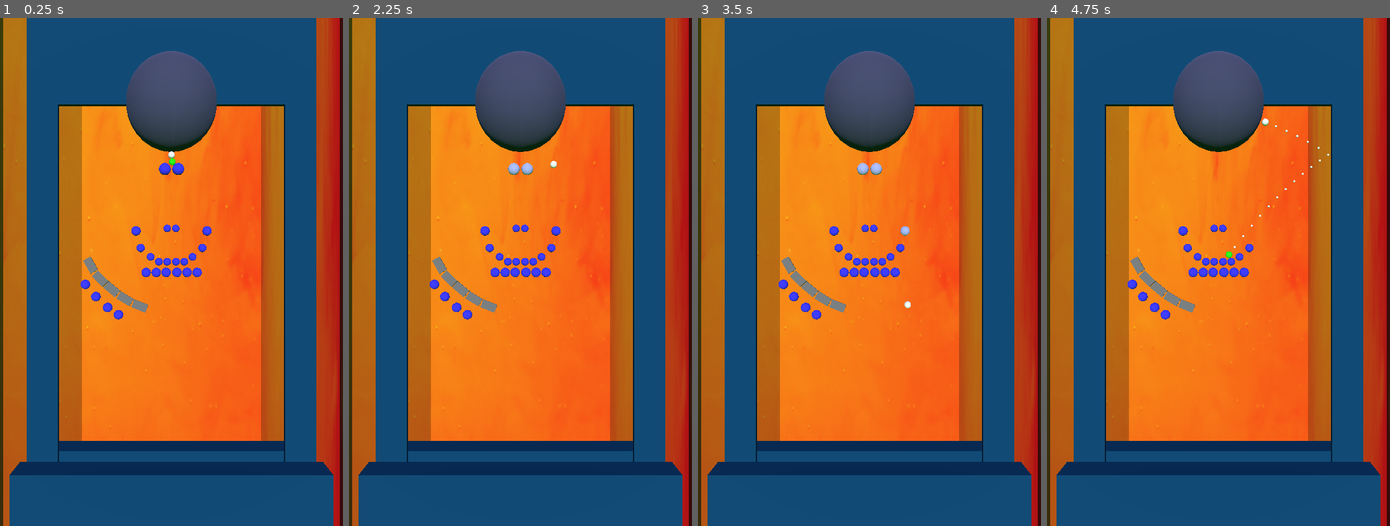
Above: before the commit, frames 1-4 (left to right).
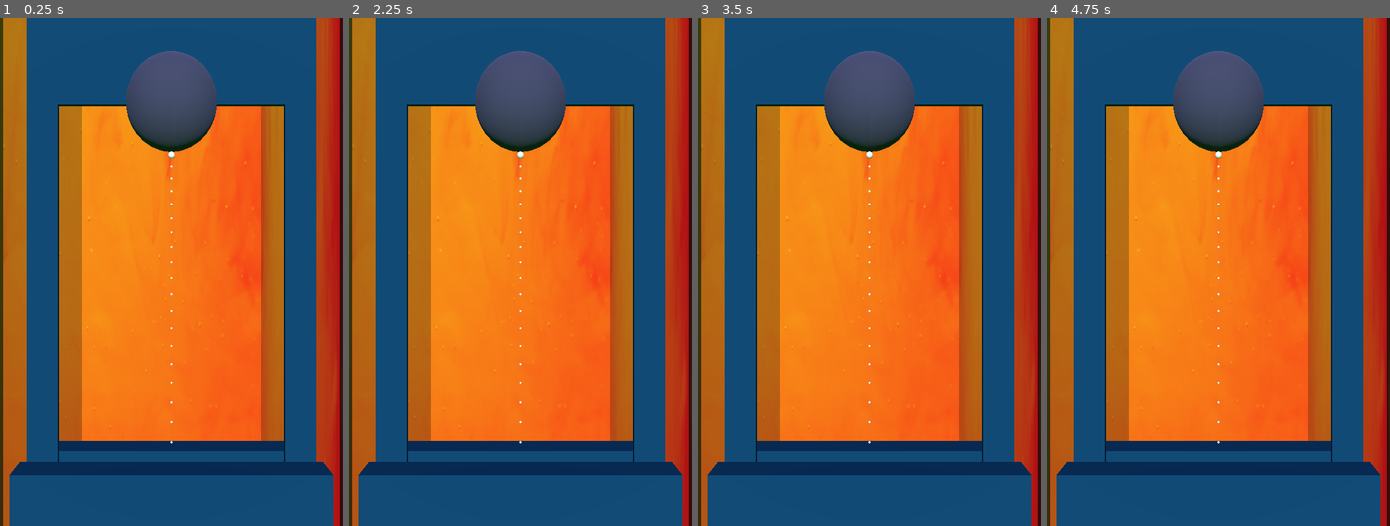
Above: after the commit, the same moments.

Repository: beothorn/librethrow
Game: Godot game, scene res://playStage/PlayStage.tscn
The game is run twice, just before and just after one commit, with the same random seed, the same clock (stepped at 60 frames per second) and the same inputs. This scene is started directly instead of the project's main scene.
Inputs (mouse positions are in pixels of both pictures, inside the frame that each line leads up to):
- Up to frame 1 (0.25 s): no input
- Up to frame 2 (2.25 s): tap Enter at 0.5, 2 s; move the mouse to (595, 246) at 0.52 s; click (595, 246) at 0.67 s; tap Space at 1.25 s; drag from (451, 297) to (503, 373) at 1.27 s; move the mouse to (554, 160) at 2.02 s; click (554, 160) at 2.17 s
- Up to frame 3 (3.5 s): drag from (852, 373) to (766, 195) at 2.77 s
- Up to frame 4 (4.75 s): tap Space at 3.5 s; move the mouse to (1321, 348) at 3.52 s; click (1321, 348) at 3.67 s; tap Enter at 4.25 s; drag from (1115, 195) to (1167, 145) at 4.27 s

The runs differ from the first frame. In frame 1, 1.3% of the frame differs, in the area x 23-62%, y 27-84%; in frame 2, 1.4%, in the area x 23-62%, y 26-84%; in frame 3, 1.4%; in frame 4, 1.3%.

Commit message:
Two levels

Diff:
--- /dev/null
+++ b/game/levelChoose/Level1.tscn
@@ -0,0 +1,68 @@
+[gd_scene load_steps=4 format=2]
+
+[ext_resource path="res://playStage/Stone.tscn" type="PackedScene" id=2]
+
+[sub_resource type="BoxShape" id=1]
+extents = Vector3( 0.335399, 0.180853, 0.0496147 )
+
+[sub_resource type="SpatialMaterial" id=2]
+albedo_color = Color( 0.466667, 0.466667, 0.466667, 1 )
+
+[node name="Level" type="Spatial"]
+
+[node name="Stones" type="Spatial" parent="."]
+
+[node name="Stone21" parent="Stones" instance=ExtResource( 2 )]
+transform = Transform( 1, 0, 0, 0, 1, 0, 0, 0, 1, -1.39264, -8.12894, -0.0112677 )
+
+[node name="Indestructables" type="Spatial" parent="."]
+
+[node name="StaticBody" type="StaticBody" parent="Indestructables"]
+transform = Transform( -0.503096, 0.864231, 0, -0.864231, -0.503096, 0, 0, 0, 1, -1.72888, -7.82319, 0 )
+
+[node name="CollisionShape" type="CollisionShape" parent="Indestructables/StaticBody"]
+transform = Transform( 1, 2.98023e-08, 0, -2.98023e-08, 1, 0, 0, 0, 1, 0, 0, 0 )
+shape = SubResource( 1 )
+
+[node name="CSGBox" type="CSGBox" parent="Indestructables/StaticBody"]
+width = 0.666
+height = 0.369
+depth = 0.0945679
+material = SubResource( 2 )
+
+[node name="StaticBody2" type="StaticBody" parent="Indestructables"]
+transform = Transform( 0.770792, 0.637088, 0, -0.637088, 0.770792, 0, 0, 0, 1, -1.09825, -7.79307, 0 )
+
+[node name="CollisionShape" type="CollisionShape" parent="Indestructables/StaticBody2"]
+shape = SubResource( 1 )
+
+[node name="CSGBox" type="CSGBox" parent="Indestructables/StaticBody2"]
+width = 0.666
+height = 0.369
+depth = 0.0945679
+material = SubResource( 2 )
+
+[node name="StaticBody3" type="StaticBody" parent="Indestructables"]
+transform = Transform( 0.855563, 0.517699, 0, -0.517699, 0.855563, 0, 0, 0, 1, -1.62347, -8.49562, 0 )
+
+[node name="CollisionShape" type="CollisionShape" parent="Indestructables/StaticBody3"]
+shape = SubResource( 1 )
+
+[node name="CSGBox" type="CSGBox" parent="Indestructables/StaticBody3"]
+transform = Transform( 1, 2.98023e-08, 0, -2.98023e-08, 1, 0, 0, 0, 1, 0, 0, 0 )
+width = 0.666
+height = 0.369
+depth = 0.0945679
+material = SubResource( 2 )
+
+[node name="StaticBody4" type="StaticBody" parent="Indestructables"]
+transform = Transform( 0.548235, -0.836325, 0, 0.836325, 0.548235, 0, 0, 0, 1, -1.01278, -8.39239, 0 )
+
+[node name="CollisionShape" type="CollisionShape" parent="Indestructables/StaticBody4"]
+shape = SubResource( 1 )
+
+[node name="CSGBox" type="CSGBox" parent="Indestructables/StaticBody4"]
+width = 0.666
+height = 0.369
+depth = 0.0945679
+material = SubResource( 2 )
--- /dev/null
+++ b/game/levelChoose/Level2.tscn
@@ -0,0 +1,147 @@
+[gd_scene load_steps=4 format=2]
+
+[ext_resource path="res://playStage/Stone.tscn" type="PackedScene" id=2]
+
+[sub_resource type="BoxShape" id=1]
+extents = Vector3( 0.335399, 0.180853, 0.0496147 )
+
+[sub_resource type="SpatialMaterial" id=2]
+albedo_color = Color( 0.466667, 0.466667, 0.466667, 1 )
+
+[node name="Level" type="Spatial"]
+
+[node name="Stones" type="Spatial" parent="."]
+
+[node name="Stone" parent="Stones" instance=ExtResource( 2 )]
+transform = Transform( 1, 0, 0, 0, 1, 0, 0, 0, 1, 0.240761, -7.39739, 0 )
+
+[node name="Stone12" parent="Stones" instance=ExtResource( 2 )]
+transform = Transform( 1, 0, 0, 0, 1, 0, 0, 0, 1, 0.240761, -6.82374, -3.42964 )
+
+[node name="Stone17" parent="Stones" instance=ExtResource( 2 )]
+transform = Transform( 1, 0, 0, 0, 1, 0, 0, 0, 1, 0.240761, -4.94578, -4.20245 )
+
+[node name="Stone22" parent="Stones" instance=ExtResource( 2 )]
+transform = Transform( 1, 0, 0, 0, 1, 0, 0, 0, 1, -2.34845, -9.26733, -0.0112677 )
+
+[node name="Stone19" parent="Stones" instance=ExtResource( 2 )]
+transform = Transform( 1, 0, 0, 0, 1, 0, 0, 0, 1, 0.240761, -3.69382, 3.0685 )
+
+[node name="Stone6" parent="Stones" instance=ExtResource( 2 )]
+transform = Transform( 1, 0, 0, 0, 1, 0, 0, 0, 1, -1.56942, -5.56171, 0 )
+
+[node name="Stone14" parent="Stones" instance=ExtResource( 2 )]
+transform = Transform( 1, 0, 0, 0, 1, 0, 0, 0, 1, -1.56942, -6.15345, -2.41504 )
+
+[node name="Stone2" parent="Stones" instance=ExtResource( 2 )]
+transform = Transform( 1, 0, 0, 0, 1, 0, 0, 0, 1, 0.686932, -7.39739, 0 )
+
+[node name="Stone10" parent="Stones" instance=ExtResource( 2 )]
+transform = Transform( 1, 0, 0, 0, 1, 0, 0, 0, 1, 0.686932, -6.82374, -3.42964 )
+
+[node name="Stone5" parent="Stones" instance=ExtResource( 2 )]
+transform = Transform( 1, 0, 0, 0, 1, 0, 0, 0, 1, -1.12325, -7.39739, 0 )
+
+[node name="Stone9" parent="Stones" instance=ExtResource( 2 )]
+transform = Transform( 1, 0, 0, 0, 1, 0, 0, 0, 1, -1.12325, -6.56878, -3.42964 )
+
+[node name="Stone3" parent="Stones" instance=ExtResource( 2 )]
+transform = Transform( 1, 0, 0, 0, 1, 0, 0, 0, 1, 1.1331, -7.39739, 0 )
+
+[node name="Stone16" parent="Stones" instance=ExtResource( 2 )]
+transform = Transform( 1, 0, 0, 0, 1, 0, 0, 0, 1, 1.1331, -6.56878, -3.42964 )
+
+[node name="Stone8" parent="Stones" instance=ExtResource( 2 )]
+transform = Transform( 1, 0, 0, 0, 1, 0, 0, 0, 1, -0.677079, -7.39739, 0 )
+
+[node name="Stone11" parent="Stones" instance=ExtResource( 2 )]
+transform = Transform( 1, 0, 0, 0, 1, 0, 0, 0, 1, -0.677079, -6.82374, -3.42964 )
+
+[node name="Stone4" parent="Stones" instance=ExtResource( 2 )]
+transform = Transform( 1, 0, 0, 0, 1, 0, 0, 0, 1, 1.5729, -5.56171, 0 )
+
+[node name="Stone13" parent="Stones" instance=ExtResource( 2 )]
+transform = Transform( 1, 0, 0, 0, 1, 0, 0, 0, 1, 1.5729, -6.15345, -2.41504 )
+
+[node name="Stone7" parent="Stones" instance=ExtResource( 2 )]
+transform = Transform( 1, 0, 0, 0, 1, 0, 0, 0, 1, -0.237281, -7.39739, 0 )
+
+[node name="Stone15" parent="Stones" instance=ExtResource( 2 )]
+transform = Transform( 1, 0, 0, 0, 1, 0, 0, 0, 1, -0.237281, -6.82374, -3.42964 )
+
+[node name="Stone18" parent="Stones" instance=ExtResource( 2 )]
+transform = Transform( 1, 0, 0, 0, 1, 0, 0, 0, 1, -0.237281, -4.94578, -4.20245 )
+
+[node name="Stone21" parent="Stones" instance=ExtResource( 2 )]
+transform = Transform( 1, 0, 0, 0, 1, 0, 0, 0, 1, -2.82649, -8.95067, -0.0112677 )
+
+[node name="Stone23" parent="Stones" instance=ExtResource( 2 )]
+transform = Transform( 1, 0, 0, 0, 1, 0, 0, 0, 1, -3.34806, -8.46635, -0.0112677 )
+
+[node name="Stone24" parent="Stones" instance=ExtResource( 2 )]
+transform = Transform( 1, 0, 0, 0, 1, 0, 0, 0, 1, -3.81374, -7.92616, -0.0112677 )
+
+[node name="Stone20" parent="Stones" instance=ExtResource( 2 )]
+transform = Transform( 1, 0, 0, 0, 1, 0, 0, 0, 1, -0.237281, -3.69382, 3.0685 )
+
+[node name="Indestructables" type="Spatial" parent="."]
+
+[node name="StaticBody" type="StaticBody" parent="Indestructables"]
+transform = Transform( 0.707107, 0.707107, 0, -0.707107, 0.707107, 0, 0, 0, 1, -3.15513, -7.67303, 0 )
+
+[node name="CollisionShape" type="CollisionShape" parent="Indestructables/StaticBody"]
+shape = SubResource( 1 )
+
+[node name="CSGBox" type="CSGBox" parent="Indestructables/StaticBody"]
+width = 0.666
+height = 0.369
+depth = 0.0945679
+material = SubResource( 2 )
+
+[node name="StaticBody5" type="StaticBody" parent="Indestructables"]
+transform = Transform( 0.496717, 0.867913, 0, -0.867913, 0.496717, 0, 0, 0, 1, -3.57957, -7.07744, 0 )
+
+[node name="CollisionShape" type="CollisionShape" parent="Indestructables/StaticBody5"]
+shape = SubResource( 1 )
+
+[node name="CSGBox" type="CSGBox" parent="Indestructables/StaticBody5"]
+width = 0.666
+height = 0.369
+depth = 0.0945679
+material = SubResource( 2 )
+
+[node name="StaticBody2" type="StaticBody" parent="Indestructables"]
+transform = Transform( 0.770792, 0.637088, 0, -0.637088, 0.770792, 0, 0, 0, 1, -2.64003, -8.13918, 0 )
+
+[node name="CollisionShape" type="CollisionShape" parent="Indestructables/StaticBody2"]
+shape = SubResource( 1 )
+
+[node name="CSGBox" type="CSGBox" parent="Indestructables/StaticBody2"]
+width = 0.666
+height = 0.369
+depth = 0.0945679
+material = SubResource( 2 )
+
+[node name="StaticBody3" type="StaticBody" parent="Indestructables"]
+transform = Transform( 0.855563, 0.517699, 0, -0.517699, 0.855563, 0, 0, 0, 1, -2.05129, -8.56362, 0 )
+
+[node name="CollisionShape" type="CollisionShape" parent="Indestructables/StaticBody3"]
+shape = SubResource( 1 )
+
+[node name="CSGBox" type="CSGBox" parent="Indestructables/StaticBody3"]
+width = 0.666
+height = 0.369
+depth = 0.0945679
+material = SubResource( 2 )
+
+[node name="StaticBody4" type="StaticBody" parent="Indestructables"]
+transform = Transform( 0.930878, 0.365332, 0, -0.365332, 0.930878, 0, 0, 0, 1, -1.40094, -8.88537, 0 )
+
+[node name="CollisionShape" type="CollisionShape" parent="Indestructables/StaticBody4"]
+shape = SubResource( 1 )
+
+[node name="CSGBox" type="CSGBox" parent="Indestructables/StaticBody4"]
+width = 0.666
+height = 0.369
+depth = 0.0945679
+material = SubResource( 2 )
--- a/game/levelChoose/LevelChooser.tscn
+++ b/game/levelChoose/LevelChooser.tscn
@@ -31,3 +31,13 @@
 
 [node name="CollisionShape" type="CollisionShape" parent="Levels/Level1"]
 shape = SubResource( 4 )
+
+[node name="Level2" type="StaticBody" parent="Levels"]
+transform = Transform( 1, 0, 0, 0, 1, 0, 0, 0, 1, 0.0723334, 0.421277, 0 )
+
+[node name="CSGSphere" type="CSGSphere" parent="Levels/Level2"]
+radius = 0.1
+material = SubResource( 3 )
+
+[node name="CollisionShape" type="CollisionShape" parent="Levels/Level2"]
+shape = SubResource( 4 )
--- a/game/mainScene/main.gd
+++ b/game/mainScene/main.gd
@@ -2,6 +2,8 @@
 
 onready var game_room = preload("res://playStage/PlayStage.tscn")
 onready var level_chooser = preload("res://levelChoose/LevelChooser.tscn")
+onready var level_1 = preload("res://levelChoose/Level1.tscn")
+onready var level_2 = preload("res://levelChoose/Level2.tscn")
 
 
 func load_scene(scene):
@@ -14,6 +16,7 @@
 func load_level_chooser():
 	var level_instance = load_scene(level_chooser)
 	level_instance.get_node("Levels/Level1").connect("input_event", self, "load_level_1")
+	level_instance.get_node("Levels/Level2").connect("input_event", self, "load_level_2")
 
 func _ready():
 	load_level_chooser()
@@ -26,3 +29,14 @@
 			print("left_pressed")
 			var game_room_instance = load_scene(game_room)
 			game_room_instance.connect("change_to_level_chooser", self, "load_level_chooser")
+			game_room_instance.load_level(level_1)
+
+func load_level_2(camera, event, click_position, click_normal, shape_idx):
+	var mouse_click = event as InputEventMouseButton
+	if mouse_click:
+		var left_pressed = mouse_click.button_index == BUTTON_LEFT and mouse_click.pressed
+		if left_pressed:
+			print("left_pressed")
+			var game_room_instance = load_scene(game_room)
+			game_room_instance.connect("change_to_level_chooser", self, "load_level_chooser")
+			game_room_instance.load_level(level_2)
--- a/game/playStage/PlayStage.gd
+++ b/game/playStage/PlayStage.gd
@@ -3,11 +3,13 @@
 signal change_to_level_chooser
 
 onready var root = get_node(".")
-onready var stones = get_node("./Stones")
-onready var aim_ball = get_node("./Aim_ball")
-onready var stones_bottom = get_node("./StonesBottom")
-onready var camera = get_node("./Camera")
-onready var simulation_point_meshes = get_node("./SimulationPointsMeshes")
+onready var stones
+onready var aim_ball = get_node("Aim_ball")
+onready var stones_bottom = get_node("StonesBottom")
+onready var camera = get_node("Camera")
+onready var simulation_point_meshes = get_node("SimulationPointsMeshes")
+onready var stone_meshes = get_node("StoneMeshes")
+onready var background = get_node("Background")
 
 onready var ball_gen = preload("res://playStage/DropBall.tscn")
 onready var sim_ball_gen = preload("res://playStage/SimulatedBall.tscn")
@@ -40,12 +42,23 @@
 var click_start = 0
 var mouse_pressed:bool = false
 var simulation
+var hit_count = 0
 
 func _ready():
 	stones_room_bottom = stones_bottom.get_global_transform().origin.y
 	simulation = sim_ball_gen.instance()
 	add_child(simulation)
 	throw_simulation_ball(Vector3(0,-1,0))
+	set_stones_rotation(0)
+
+func load_level(level):
+	add_child(level.instance())
+	stones = get_node("Level/Stones")
+	stones_room_bottom = stones_bottom.get_global_transform().origin.y
+	simulation = sim_ball_gen.instance()
+	add_child(simulation)
+	throw_simulation_ball(Vector3(0,-1,0))
+	set_stones_rotation(0)
 
 const plane:Plane = Plane(Vector3(0,0,0), Vector3(1,0,0), Vector3(0,1,0))
 const ray_length = 1000
@@ -72,13 +85,13 @@
 	var throw_direction = towards_point
 	throw_direction = throw_direction.normalized()
 	throw_direction = throw_direction * throw_force
-
 	var simulation_points:Array = simulation.simulate(aim_ball.translation, gravity, throw_direction, bounciness, bounce_count, creation_interval)
-
 	simulation_point_meshes.set_points(simulation_points)
 
 
 func _input(event):
+	if !stones:
+		return
 	var mouse_click = event as InputEventMouseButton
 	if mouse_click:
 		var left_pressed = mouse_click.button_index == BUTTON_LEFT and mouse_click.pressed
@@ -134,7 +147,9 @@
 				rotating_stones = false
 
 			if !throwing and rotating_stones and pos2d.y < stones_room_bottom:
-				stones.set_stones_rotation( initial_rotation + (delta/ rotation_sensitivity))
+				var new_rotation = initial_rotation + (delta/ rotation_sensitivity)
+				set_stones_rotation( new_rotation)
+
 				print("Simulate")
 				throw_simulation_ball(aim_ball.translation)
 
@@ -156,12 +171,51 @@
 					stone.force_hide()
 		if all_stones_cleared:
 			emit_signal("change_to_level_chooser")
-			stones.set_stones_rotation(0)
+			set_stones_rotation(0)
 			for stone in stones.get_children():
 				if stone.is_in_group("Stone"):
 					stone.reset()
 			all_stones_cleared = false
-	stones.rebuild_meshes()
+	rebuild_meshes()
 
 func clear_simulations():
 	simulation_point_meshes.hide()
+
+func _get_stones():
+	var result = []
+	var children = stones.get_children()
+	for maybe_stone in children:
+		if maybe_stone.is_in_group("Stone"):
+			result.append(maybe_stone)
+	return result
+
+func set_stones_rotation(angle:float):
+	if !stones:
+		return
+	stone_meshes.rotation.y = angle
+	stones.rotation.y = angle
+	background.rotation.y = angle
+	var stones = _get_stones()
+	var stone_count = len(stones)
+	stone_meshes.multimesh.visible_instance_count = stone_count
+	var counter = 0
+	for stone in stones:
+		stone.project_collision_shadow()
+		stone_meshes.multimesh.set_instance_transform(counter, stone.get_transform())
+		counter += 1
+
+func rebuild_meshes():
+	hit_count += 1
+	var stones_to_hit = _get_stones()
+
+	var visible_stones = []
+	for stone in stones_to_hit:
+		if !stone.is_hidden():
+			visible_stones.append(stone)
+
+	var stone_count = len(visible_stones)
+	stone_meshes.multimesh.visible_instance_count = stone_count
+	var counter = 0
+	for stone in visible_stones:
+		stone_meshes.multimesh.set_instance_transform(counter, stone.get_transform())
+		counter += 1
--- a/game/playStage/PlayStage.tscn
+++ b/game/playStage/PlayStage.tscn
@@ -1,9 +1,7 @@
-[gd_scene load_steps=29 format=2]
+[gd_scene load_steps=25 format=2]
 
 [ext_resource path="res://playStage/PlayStage.gd" type="Script" id=1]
 [ext_resource path="res://playStage/SimulationPointsMeshes.gd" type="Script" id=2]
-[ext_resource path="res://playStage/Stones.gd" type="Script" id=3]
-[ext_resource path="res://playStage/Stone.tscn" type="PackedScene" id=4]
 [ext_resource path="res://resources/images/lucas-benjamin-GAM-7l4QzmI-unsplash.jpg" type="Texture" id=5]
 
 [sub_resource type="ProceduralSky" id=1]
@@ -94,12 +92,6 @@
 mesh = SubResource( 20 )
 transform_array = PoolVector3Array( 1, 0, 0, 0, 1, 0, 0, 0, 1, 0, 0, 0, 1, 0, 0, 0, 1, 0, 0, 0, 1, 0, 0, 0, 1, 0, 0, 0, …(3517 unchanged characters)…
 
-[sub_resource type="BoxShape" id=22]
-extents = Vector3( 0.335399, 0.180853, 0.0496147 )
-
-[sub_resource type="SpatialMaterial" id=23]
-albedo_color = Color( 0.466667, 0.466667, 0.466667, 1 )
-
 [node name="GameRoom" type="Spatial"]
 script = ExtResource( 1 )
 
@@ -172,156 +164,19 @@
 radius = 0.15
 material = SubResource( 15 )
 
-[node name="Stones" type="Spatial" parent="."]
-script = ExtResource( 3 )
-
-[node name="Aim" type="CSGMesh" parent="Stones"]
+[node name="Aim" type="CSGMesh" parent="."]
 transform = Transform( 1, 0, 0, 0, 1, 0, 0, 0, 1, 0, 0.032, 0.045 )
 mesh = SubResource( 17 )
 
-[node name="Stone" parent="Stones" instance=ExtResource( 4 )]
-transform = Transform( 1, 0, 0, 0, 1, 0, 0, 0, 1, 0.240761, -7.39739, 0 )
-
-[node name="Stone12" parent="Stones" instance=ExtResource( 4 )]
-transform = Transform( 1, 0, 0, 0, 1, 0, 0, 0, 1, 0.240761, -6.82374, -3.42964 )
-
-[node name="Stone17" parent="Stones" instance=ExtResource( 4 )]
-transform = Transform( 1, 0, 0, 0, 1, 0, 0, 0, 1, 0.240761, -4.94578, -4.20245 )
-
-[node name="Stone22" parent="Stones" instance=ExtResource( 4 )]
-transform = Transform( 1, 0, 0, 0, 1, 0, 0, 0, 1, -2.34845, -9.26733, -0.0112677 )
-
-[node name="Stone19" parent="Stones" instance=ExtResource( 4 )]
-transform = Transform( 1, 0, 0, 0, 1, 0, 0, 0, 1, 0.240761, -3.69382, 3.0685 )
-
-[node name="Stone6" parent="Stones" instance=ExtResource( 4 )]
-transform = Transform( 1, 0, 0, 0, 1, 0, 0, 0, 1, -1.56942, -5.56171, 0 )
-
-[node name="Stone14" parent="Stones" instance=ExtResource( 4 )]
-transform = Transform( 1, 0, 0, 0, 1, 0, 0, 0, 1, -1.56942, -6.15345, -2.41504 )
-
-[node name="Stone2" parent="Stones" instance=ExtResource( 4 )]
-transform = Transform( 1, 0, 0, 0, 1, 0, 0, 0, 1, 0.686932, -7.39739, 0 )
-
-[node name="Stone10" parent="Stones" instance=ExtResource( 4 )]
-transform = Transform( 1, 0, 0, 0, 1, 0, 0, 0, 1, 0.686932, -6.82374, -3.42964 )
-
-[node name="Stone5" parent="Stones" instance=ExtResource( 4 )]
-transform = Transform( 1, 0, 0, 0, 1, 0, 0, 0, 1, -1.12325, -7.39739, 0 )
-
-[node name="Stone9" parent="Stones" instance=ExtResource( 4 )]
-transform = Transform( 1, 0, 0, 0, 1, 0, 0, 0, 1, -1.12325, -6.56878, -3.42964 )
-
-[node name="Stone3" parent="Stones" instance=ExtResource( 4 )]
-transform = Transform( 1, 0, 0, 0, 1, 0, 0, 0, 1, 1.1331, -7.39739, 0 )
-
-[node name="Stone16" parent="Stones" instance=ExtResource( 4 )]
-transform = Transform( 1, 0, 0, 0, 1, 0, 0, 0, 1, 1.1331, -6.56878, -3.42964 )
-
-[node name="Stone8" parent="Stones" instance=ExtResource( 4 )]
-transform = Transform( 1, 0, 0, 0, 1, 0, 0, 0, 1, -0.677079, -7.39739, 0 )
-
-[node name="Stone11" parent="Stones" instance=ExtResource( 4 )]
-transform = Transform( 1, 0, 0, 0, 1, 0, 0, 0, 1, -0.677079, -6.82374, -3.42964 )
-
-[node name="Stone4" parent="Stones" instance=ExtResource( 4 )]
-transform = Transform( 1, 0, 0, 0, 1, 0, 0, 0, 1, 1.5729, -5.56171, 0 )
-
-[node name="Stone13" parent="Stones" instance=ExtResource( 4 )]
-transform = Transform( 1, 0, 0, 0, 1, 0, 0, 0, 1, 1.5729, -6.15345, -2.41504 )
-
-[node name="Stone7" parent="Stones" instance=ExtResource( 4 )]
-transform = Transform( 1, 0, 0, 0, 1, 0, 0, 0, 1, -0.237281, -7.39739, 0 )
-
-[node name="Stone15" parent="Stones" instance=ExtResource( 4 )]
-transform = Transform( 1, 0, 0, 0, 1, 0, 0, 0, 1, -0.237281, -6.82374, -3.42964 )
-
-[node name="Stone18" parent="Stones" instance=ExtResource( 4 )]
-transform = Transform( 1, 0, 0, 0, 1, 0, 0, 0, 1, -0.237281, -4.94578, -4.20245 )
-
-[node name="Stone21" parent="Stones" instance=ExtResource( 4 )]
-transform = Transform( 1, 0, 0, 0, 1, 0, 0, 0, 1, -2.82649, -8.95067, -0.0112677 )
-
-[node name="Stone23" parent="Stones" instance=ExtResource( 4 )]
-transform = Transform( 1, 0, 0, 0, 1, 0, 0, 0, 1, -3.34806, -8.46635, -0.0112677 )
-
-[node name="Stone24" parent="Stones" instance=ExtResource( 4 )]
-transform = Transform( 1, 0, 0, 0, 1, 0, 0, 0, 1, -3.81374, -7.92616, -0.0112677 )
-
-[node name="Stone20" parent="Stones" instance=ExtResource( 4 )]
-transform = Transform( 1, 0, 0, 0, 1, 0, 0, 0, 1, -0.237281, -3.69382, 3.0685 )
-
-[node name="Background" type="CSGCylinder" parent="Stones"]
+[node name="Background" type="CSGCylinder" parent="."]
 invert_faces = true
 radius = 7.45
 height = 43.82
 smooth_faces = false
 material = SubResource( 18 )
 
-[node name="StoneMeshes" type="MultiMeshInstance" parent="Stones"]
+[node name="StoneMeshes" type="MultiMeshInstance" parent="."]
 multimesh = SubResource( 21 )
-
-[node name="Indestructables" type="Spatial" parent="."]
-
-[node name="StaticBody" type="StaticBody" parent="Indestructables"]
-transform = Transform( 0.707107, 0.707107, 0, -0.707107, 0.707107, 0, 0, 0, 1, -3.15513, -7.67303, 0 )
-
-[node name="CollisionShape" type="CollisionShape" parent="Indestructables/StaticBody"]
-shape = SubResource( 22 )
-
-[node name="CSGBox" type="CSGBox" parent="Indestructables/StaticBody"]
-width = 0.666
-height = 0.369
-depth = 0.0945679
-material = SubResource( 23 )
-
-[node name="StaticBody5" type="StaticBody" parent="Indestructables"]
-transform = Transform( 0.496717, 0.867913, 0, -0.867913, 0.496717, 0, 0, 0, 1, -3.57957, -7.07744, 0 )
-
-[node name="CollisionShape" type="CollisionShape" parent="Indestructables/StaticBody5"]
-shape = SubResource( 22 )
-
-[node name="CSGBox" type="CSGBox" parent="Indestructables/StaticBody5"]
-width = 0.666
-height = 0.369
-depth = 0.0945679
-material = SubResource( 23 )
-
-[node name="StaticBody2" type="StaticBody" parent="Indestructables"]
-transform = Transform( 0.770792, 0.637088, 0, -0.637088, 0.770792, 0, 0, 0, 1, -2.64003, -8.13918, 0 )
-
-[node name="CollisionShape" type="CollisionShape" parent="Indestructables/StaticBody2"]
-shape = SubResource( 22 )
-
-[node name="CSGBox" type="CSGBox" parent="Indestructables/StaticBody2"]
-width = 0.666
-height = 0.369
-depth = 0.0945679
-material = SubResource( 23 )
-
-[node name="StaticBody3" type="StaticBody" parent="Indestructables"]
-transform = Transform( 0.855563, 0.517699, 0, -0.517699, 0.855563, 0, 0, 0, 1, -2.05129, -8.56362, 0 )
-
-[node name="CollisionShape" type="CollisionShape" parent="Indestructables/StaticBody3"]
-shape = SubResource( 22 )
-
-[node name="CSGBox" type="CSGBox" parent="Indestructables/StaticBody3"]
-width = 0.666
-height = 0.369
-depth = 0.0945679
-material = SubResource( 23 )
-
-[node name="StaticBody4" type="StaticBody" parent="Indestructables"]
-transform = Transform( 0.930878, 0.365332, 0, -0.365332, 0.930878, 0, 0, 0, 1, -1.40094, -8.88537, 0 )
-
-[node name="CollisionShape" type="CollisionShape" parent="Indestructables/StaticBody4"]
-shape = SubResource( 22 )
-
-[node name="CSGBox" type="CSGBox" parent="Indestructables/StaticBody4"]
-width = 0.666
-height = 0.369
-depth = 0.0945679
-material = SubResource( 23 )
 
 [node name="DirectionalLight" type="DirectionalLight" parent="."]
 transform = Transform( 1, 0, 0, 0, 0.988861, 0.148839, 0, -0.148839, 0.988861, 14.8976, 0.729523, 18.9048 )
--- a/game/playStage/Stone.gd
+++ b/game/playStage/Stone.gd
@@ -3,7 +3,7 @@
 var collisionShape
 onready var stone = get_node("StoneMesh")
 onready var stone_hit = get_node("StoneHit")
-onready var camera = get_node("../../Camera")
+onready var camera = get_node("../../../Camera")
 onready var center_pos = get_node("Center")
 onready var radius_pos = get_node("Radius")
 onready var timer = get_node("Timer")
--- a/game/playStage/Stones.gd
+++ /dev/null
@@ -1,43 +0,0 @@
-extends Spatial
-
-onready var stoneMeshes = get_node("StoneMeshes")
-
-var hit_count = 0
-
-func _ready():
-	set_stones_rotation(0)
-
-func _get_stones():
-	var result = []
-	var children = get_children()
-	for maybe_stone in children:
-		if maybe_stone.is_in_group("Stone"):
-			result.append(maybe_stone)
-	return result
-
-func set_stones_rotation(angle:float):
-	rotation.y = angle
-	var stones = _get_stones()
-	var stone_count = len(stones)
-	stoneMeshes.multimesh.visible_instance_count = stone_count
-	var counter = 0
-	for stone in stones:
-		stone.project_collision_shadow()
-		stoneMeshes.multimesh.set_instance_transform(counter, stone.get_transform())
-		counter += 1
-
-func rebuild_meshes():
-	hit_count += 1
-	var stones = _get_stones()
-
-	var visible_stones = []
-	for stone in stones:
-		if !stone.is_hidden():
-			visible_stones.append(stone)
-
-	var stone_count = len(visible_stones)
-	stoneMeshes.multimesh.visible_instance_count = stone_count
-	var counter = 0
-	for stone in visible_stones:
-		stoneMeshes.multimesh.set_instance_transform(counter, stone.get_transform())
-		counter += 1
